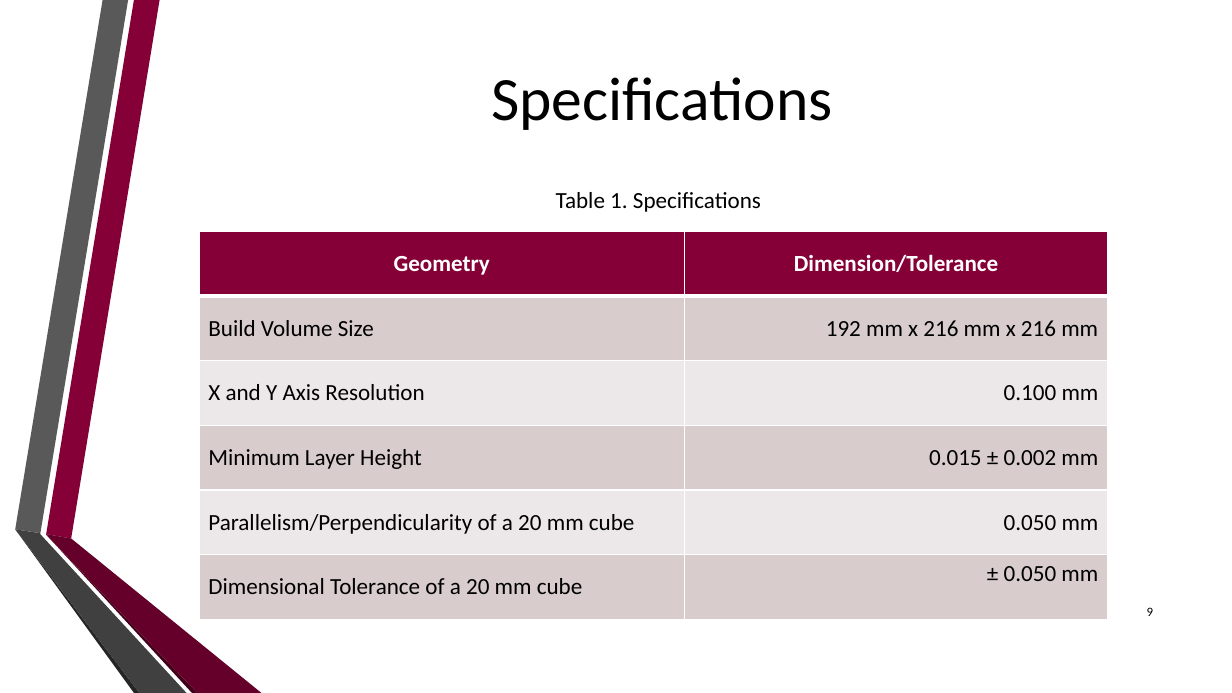
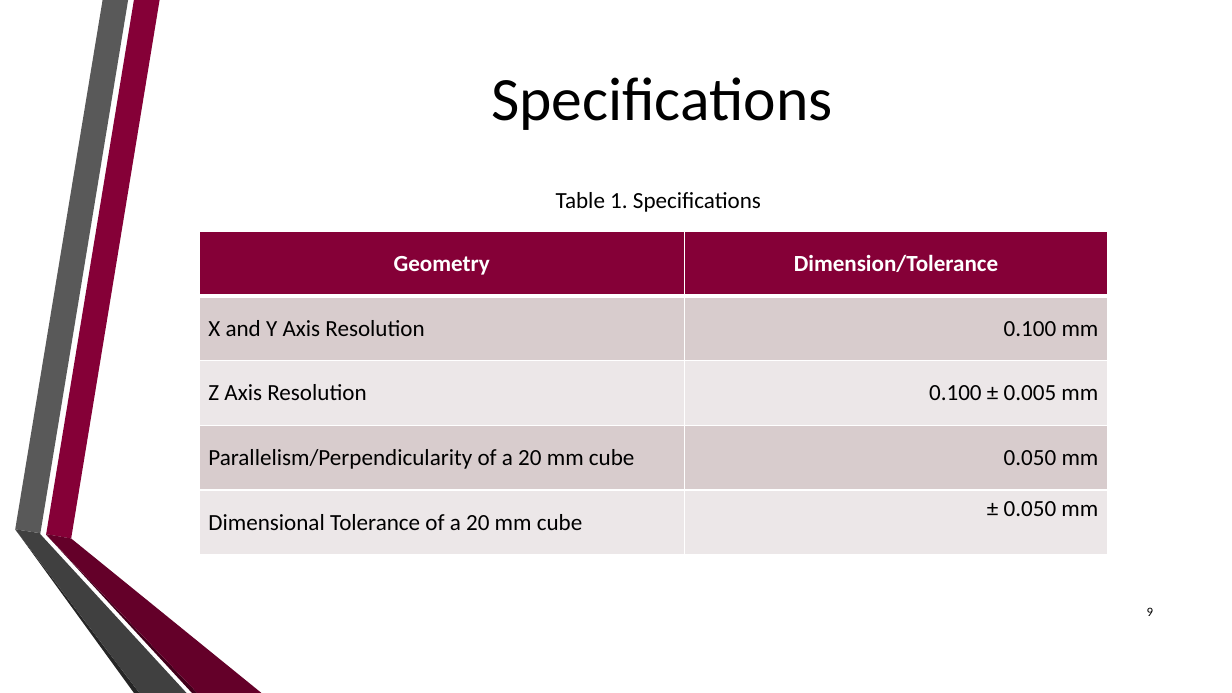
Before and after one commit to dan-olsen/SeniorDesign, a slide deck: slide 9 of Presentations/DesignPres/DesignPres-75.pptx. Drawn at 1232x693 pixels with LibreOffice and Linux fonts; fonts in the diff are those of the drawing; background and template pictures are left out. Boxes give left, top, right and bottom in pixels: in the first picture for what was removed or moved away, otherwise in the second. Text is boxed around its words. In the diff, an @@ line names an element or a change of style, - is before the commit and + after.

```diff
--- a/Presentations/DesignPres/DesignPres-75.pptx
+++ b/Presentations/DesignPres/DesignPres-75.pptx
@@ table at [199, 231, 1107, 555] @@
-row 2: Build Volume Size | 192 mm x 216 mm x 216 mm
-row 3, column 1: Minimum Layer Height
+row 3, column 1: Z Axis Resolution
-row 3, column 2: 0.015 ± 0.002 mm
+row 3, column 2: 0.100 ± 0.005 mm
```
Also in this commit, not shown: 3 other slides changed, 3 slides added, 2 slides removed, 1 other file.
